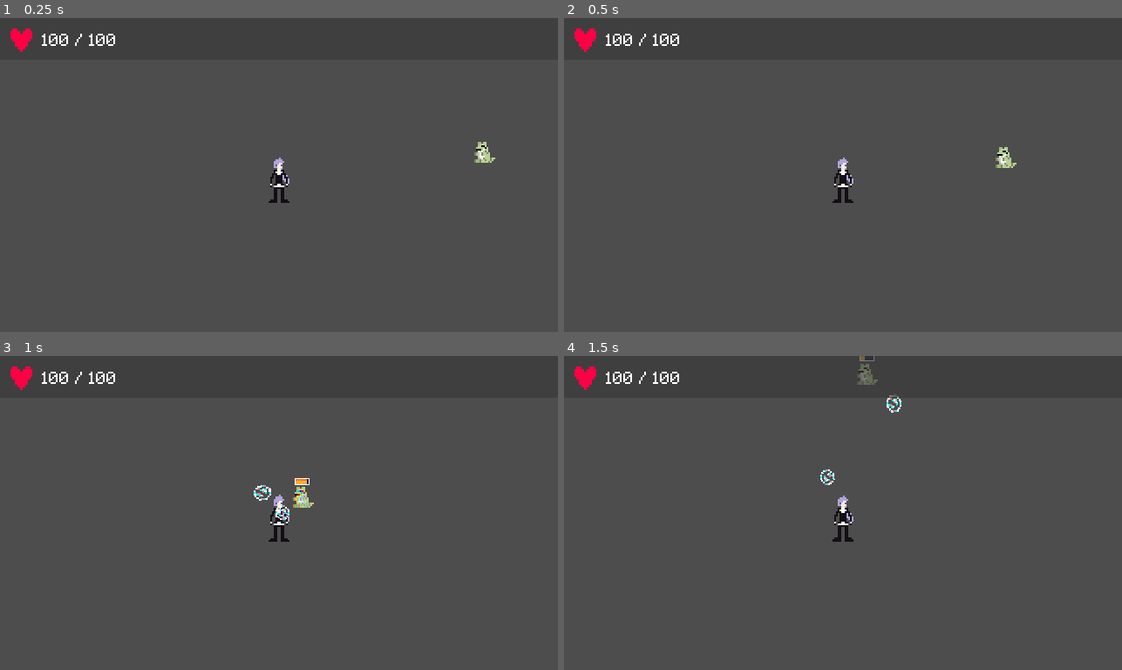
Above: before the commit, frames 1-4 (two rows, left to right).
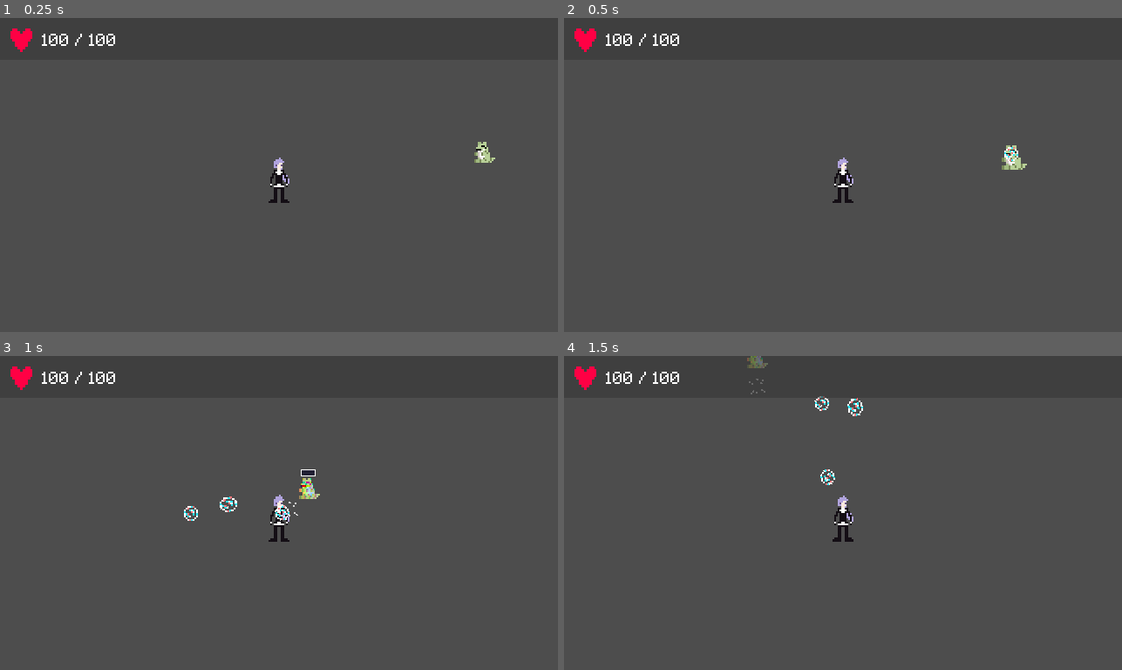
Above: after the commit, the same moments.

Repository: Th-eo/ultra-wormhole-jam
Game: Godot game, scene res://src/main.tscn
Same seed, same stepped clock (60 frames per second), same inputs: the game is played once before the commit and once after it.
Inputs (mouse positions are in pixels of both pictures, inside the frame that each line leads up to):
- Up to frame 1 (0.25 s): no input
- Up to frame 2 (0.5 s): no input
- Up to frame 3 (1 s): move the mouse to (401, 497) at 0.52 s; hold D (right) from 0.53 s (still down); hold Space (fire) from 0.53 s (still down)
- Up to frame 4 (1.5 s): move the mouse to (731, 528) at 1.27 s; release D (right) at 1.28 s; release Space (fire) at 1.28 s; hold S (down) from 1.28 s (still down); tap Space (fire) at 1.35 s

Frame 1 is identical in both runs. In frame 2, 0.3% of the frame differs, in the area x 77-83%, y 40-49%; in frame 3, 0.6%, in the area x 32-58%, y 36-53%; in frame 4, 0.5%.

Commit message:
Enemy chase and shoot

Diff:
--- a/src/entities/enemy.gd
+++ b/src/entities/enemy.gd
@@ -1,46 +1,55 @@
 extends CharacterBody2D
 
-const SPEED = 100.0
-var target : Player = null
-var death_particles = preload("res://src/entities/deathanimparticles.tscn")
+var player
+@export var speed = 100
+@export var attack_range = 100
+var is_attacking = false
+var move = true # Whether it can move or not
 
-@export var hp: float = 100
-@onready var cur_hp: float = hp
-@export var knockback_resist: int = 0
-@export var atk: int = 10
-@export var def: int = 10
-@export var speed: int = 150
+var attack_timer = 0.0
+@export var attack_delay = 1.0
 
-var move = true
+# Stats
+@export var max_hp = 100
+var cur_hp = max_hp
+@export var defense = 1.0
+
+func _ready():
+	player = get_parent().get_node("Player")
+	$TextureProgressBar.visible = false
+
+# Knockback variables
 var knockback = false
 var knockback_strength = 100.0
 var knockback_duration = 0.5
 var knockback_timer = 0.0
 var knockback_direction = Vector2.ZERO
+@export var knockback_resistance = 1.0
 
-func _ready():
-	# Find Player in parent ("World/Main" node)
-	target = get_parent().get_node("Player")
-	$TextureProgressBar.visible = false
-
-func set_knockback(do, strength, duration, direction):
-	knockback = do
-	knockback_strength = strength
-	knockback_duration = duration
-	knockback_direction = direction
-
-func _physics_process(delta):
-	if target and move and cur_hp > 0:
-		if knockback:
-		# Apply knockback force
-			move_and_collide(knockback_direction * knockback_strength * delta)
-			knockback_timer += delta
-			if knockback_timer >= knockback_duration:
-				knockback = false
-				knockback_timer = 0.0
+func _process(delta):
+	var attack_pos = getAttackPosition()
+	var direction = attack_pos - global_position
+	var distance_to_player = direction.length()
+	if knockback:
+		move_and_collide(knockback_direction * knockback_strength * delta)
+		knockback_timer += delta
+		if knockback_timer >= knockback_duration:
+			knockback = false
+			knockback_timer = 0.0
+	elif is_attacking:
+		if distance_to_player > attack_range:
+			is_attacking = false
 		else:
-			velocity = global_position.direction_to(target.global_position)
-			move_and_collide(velocity * SPEED * delta)
+			attack_timer -= delta
+			if attack_timer <= 0:
+				shoot()
+				attack_timer = attack_delay
+	else:
+		if distance_to_player > attack_range:
+			direction = direction.normalized()
+			move_and_collide(direction * speed * delta)
+		else:
+			is_attacking = true
 	if velocity.x < 0: # Flip based on direction
 		$Sprite2D.flip_h = false
 	if velocity.x > 0:
@@ -63,28 +72,44 @@
 			tween2.tween_property($Sprite2D, "position", Vector2(randf_range(-shake, shake), randf_range(-shake, shake)), shake_duration)
 			tween2.tween_property($Sprite2D, "position", Vector2(0,0), .01)
 		cur_hp -= damage # Replace with real damage formula
-	if cur_hp < hp: # Show HP bar if the enemy is damaged
-		show_hp()
 	update_hp()
 	if cur_hp <= 0:
 		tween.stop()
 		tween2.stop()
 		die()
 
-func show_hp():
-	pass
+func set_knockback(do, strength, duration, direction):
+	knockback = do
+	knockback_strength = strength
+	knockback_duration = duration
+	knockback_direction = direction
+
+
+func getAttackPosition():
+	return player.global_position
+
+func shoot():
+	var projectile = preload("res://src/entities/bubble.tscn")
+	var tween = get_tree().create_tween().set_trans(Tween.TRANS_BOUNCE)
+	tween.tween_property($Sprite2D, "scale", Vector2(1.2, 1.2), 0.05)
+	tween.tween_property($Sprite2D, "scale", Vector2(1, 1), 0.05)
+	var instance = projectile.instantiate()
+	#instance.transform = transform
+	instance.global_position = global_position
+	instance.target_position = player.global_position
+	instance.projectile_owner = self
+	get_parent().add_child(instance)
 
 func update_hp():
-	var progress = cur_hp / hp * 100
+	var progress = cur_hp / max_hp * 100
 	$TextureProgressBar.setProgress(progress)
 
 # Files should be preloaded so there's no minilag
 # Alternatively you can use load(path to the file) to load them immediately
 # But not just the string
-var death_sprite = preload("res://assets/particles/death_test.png")
+var death_particles = preload("res://src/entities/deathanimparticles.tscn")
 
 func die():
-	$Sprite2D.texture = death_sprite
 	move = false
 	$Hurtbox.set_deferred("monitoring" ,false)
 	$Hurtbox.set_deferred("monitorable" ,false)
--- a/src/entities/enemy.tscn
+++ b/src/entities/enemy.tscn
@@ -56,7 +56,8 @@
 "walk": SubResource("Animation_x3xhq")
 }
 
-[node name="Enemy" type="CharacterBody2D"]
+[node name="Enemy" type="CharacterBody2D" groups=["enemy"]]
+scale = Vector2(0.5, 0.5)
 script = ExtResource("1_3rway")
 
 [node name="Hurtbox" type="Area2D" parent="."]
@@ -90,7 +91,6 @@
 grow_horizontal = 2
 size_flags_horizontal = 4
 size_flags_vertical = 4
-value = 100.0
 texture_under = ExtResource("4_514tn")
 texture_over = ExtResource("5_aevpx")
 texture_progress = ExtResource("5_7tdfq")
--- a/src/entities/enemyhpbar.gd
+++ b/src/entities/enemyhpbar.gd
@@ -4,17 +4,20 @@
 @export var orangeTexture: Texture
 @export var redTexture: Texture
 
-#func _ready():
-#	set_progress_texture(greenTexture)  # Set the initial texture
+func _ready():
+	set_progress_texture(greenTexture)  # Set the initial texture
 
 func setProgress(progress):
 	visible = true
-	if progress / 100 >= 0.31:  # Swap to orange texture when progress is 31% or higher
+	var progressRatio = progress / 100.0
+
+	if progressRatio >= 0.31:
 		set_progress_texture(orangeTexture)
-	elif progress / 100 <= 0.3:  # Swap to red texture when progress is 30% or lower
+	elif progressRatio <= 0.3:
 		set_progress_texture(redTexture)
-	elif progress / 100 >= 1:
+	elif progressRatio >= 1.0:
 		set_progress_texture(greenTexture)
-	else:  # If this somehow fails, use red texture
+	else:
 		set_progress_texture(redTexture)
-	set_value((progress / 100) * max_value)
+
+	set_value(progressRatio * max_value)
--- a/src/entities/player.gd
+++ b/src/entities/player.gd
@@ -55,6 +55,7 @@
 	instance.transform = $ProjectileOrigin.transform
 	instance.global_position = $ProjectileOrigin.global_position
 	instance.target_position = get_global_mouse_position()
+	instance.projectile_owner = self
 	get_parent().add_child(instance)
 
 func special(): # Kill all enemies
--- a/src/entities/player.tscn
+++ b/src/entities/player.tscn
@@ -18,7 +18,7 @@
 "walk": SubResource("Animation_rwx5p")
 }
 
-[node name="Player" type="CharacterBody2D"]
+[node name="Player" type="CharacterBody2D" groups=["player"]]
 script = ExtResource("1_kvw8c")
 
 [node name="CollisionShape2D" type="CollisionShape2D" parent="."]
--- a/src/entities/projectile.gd
+++ b/src/entities/projectile.gd
@@ -1,4 +1,6 @@
 extends Area2D
+
+var projectile_owner: CharacterBody2D = null
 
 var speed_min = 50
 var speed_max = 150
@@ -13,7 +15,6 @@
 var move = true
 
 func _ready():
-	target_position = get_global_mouse_position()
 	speed = randf_range(speed_min, speed_max)
 	# Apply variation to direction
 	var angle_to_target = atan2(target_position.y - position.y, target_position.x - position.x)
@@ -31,7 +32,7 @@
 	if move == true:
 		# Update position
 		translate(velocity * delta)
-	await get_tree().create_timer(1).timeout
+	await get_tree().create_timer(randf_range(0.9, 1.3)).timeout
 	move = false
 	die()
 
@@ -42,7 +43,7 @@
 	queue_free()
 
 func _on_area_entered(area):
-	if area.get_parent().has_method("handle_hit"):
+	if area.get_parent().has_method("handle_hit") and area.get_parent().get_groups() != projectile_owner.get_groups():
 		var enemy = area.get_parent()
 		enemy.handle_hit(20)
 		var direction = enemy.global_position - get_parent().get_node("Player").global_position
--- a/src/main.tscn
+++ b/src/main.tscn
@@ -35,6 +35,6 @@
 
 [node name="Player" parent="." instance=ExtResource("1_nyl0g")]
 
-[node name="Enemy" parent="." groups=["enemy"] instance=ExtResource("2_fb482")]
+[node name="Enemy" parent="." instance=ExtResource("2_fb482")]
 position = Vector2(143, -18)
 scale = Vector2(0.5, 0.5)
